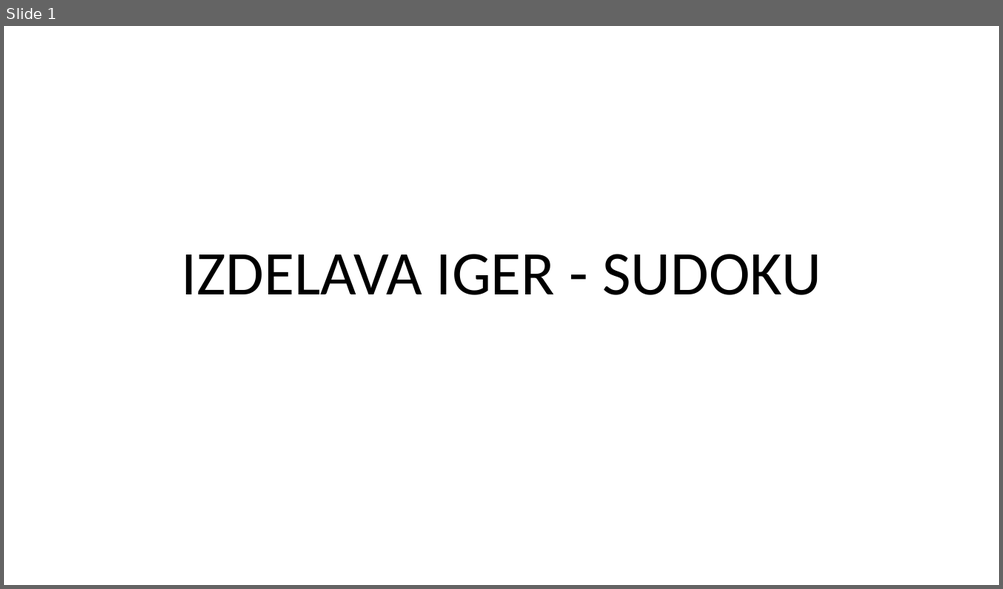
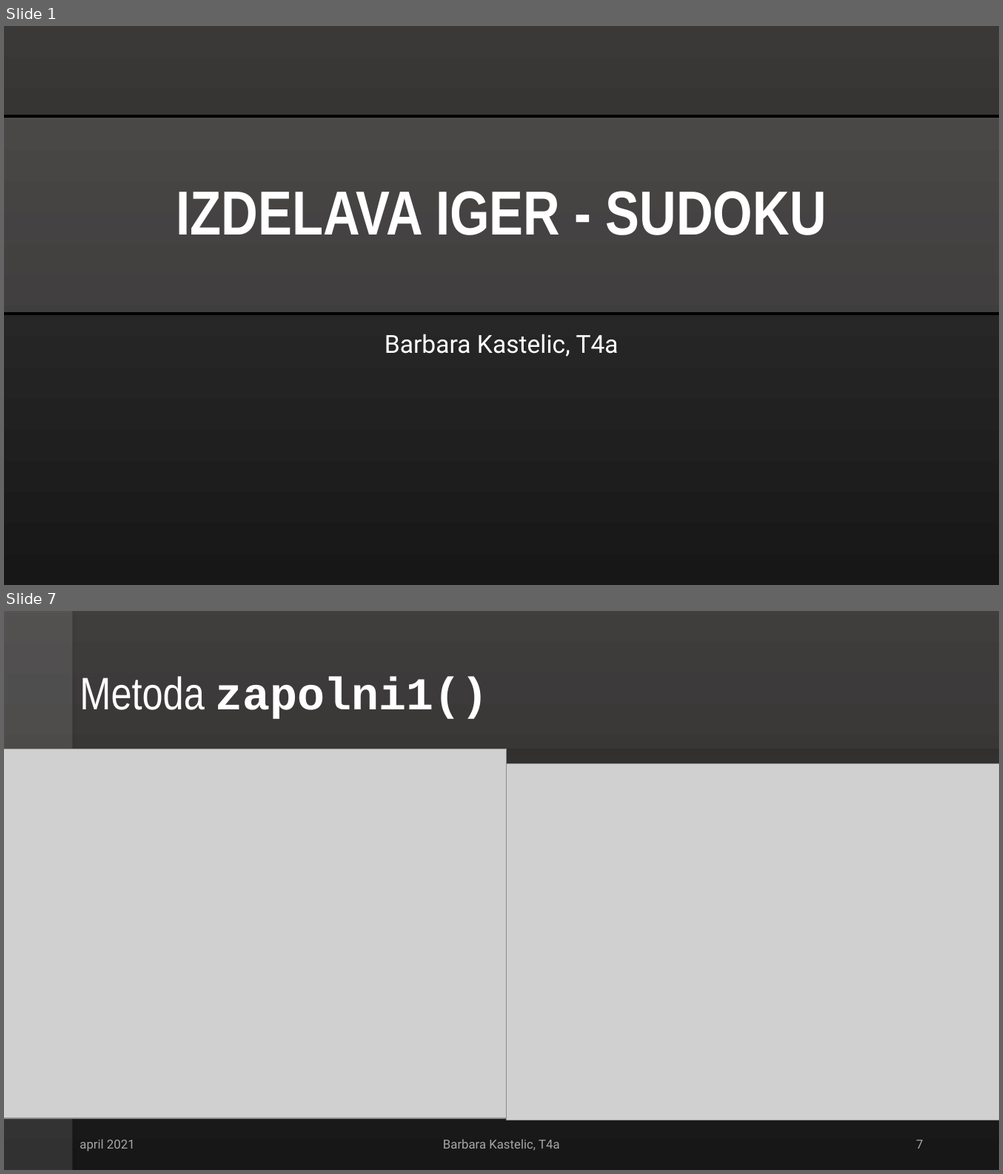
Before and after one commit to Barbie3/MaturitenaNaloga, a slide deck: IZDELAVA IGER - SUDOKU.pptx. Shown one above the other, each under a label of ours: slide 1 before the commit, slides 1 and 7 after it; the slides between them are not shown. The pictures are 1003x589 and 1003x1174 pixels, drawn with LibreOffice and Linux fonts; fonts in the diff are those of the drawing; grey boxes stand for pictures. Boxes give left, top, right and bottom in pixels: in the first picture for what was removed or moved away, otherwise in the second. Text is boxed around its words. In the diff, an @@ line names an element or a change of style, - is before the commit and + after.

```diff
--- a/IZDELAVA IGER - SUDOKU.pptx
+++ b/IZDELAVA IGER - SUDOKU.pptx
@@ slide 7 added at [4,611,999,1170], background gradient #3B3838 to #181717 @@
@@ rectangle added at [4,611,73,1170], fill #FFFFFF at 12% opacity @@
@@ rectangle added at [4,611,999,749], fill #FFFFFF at 4% opacity @@
@@ title added at [79,676,489,719], 44 pt, text #FFFFFF, bold @@
+Metoda zapolni1()
@@ picture added at [4,749,507,1119] @@
@@ picture added at [507,764,999,1121] @@
@@ text added at [79,1139,135,1152], 12 pt, text #A6A6A6 @@
+april 2021
@@ text added at [443,1139,560,1150], 12 pt, text #A6A6A6 @@
+Barbara Kastelic, T4a
@@ page number added at [916,1140,922,1149], 12 pt, text #A6A6A6 @@
+7
@@ slide 1 changed as well @@
@@ background #FFFFFF to gradient #3B3838 to #181717 @@
@@ rectangle added at [4,116,999,314], fill #FFFFFF at 12% opacity @@
@@ line added from (4, 116) to (999, 116), #000000 3 pt @@
@@ title "IZDELAVA IGER - SUDOKU" at [176,191,826,235]: font Calibri to Arial Narrow, text colour #000000 to #FFFFFF, bold on; vertical alignment bottom to middle @@
@@ line added from (4, 314) to (999, 314), #000000 3 pt @@
@@ subtitle added at [384,334,618,357], 24 pt, text #FFFFFF @@
+Barbara Kastelic, T4a
```
Also in this commit, not shown: 6 other slides changed, 8 other slides added.
